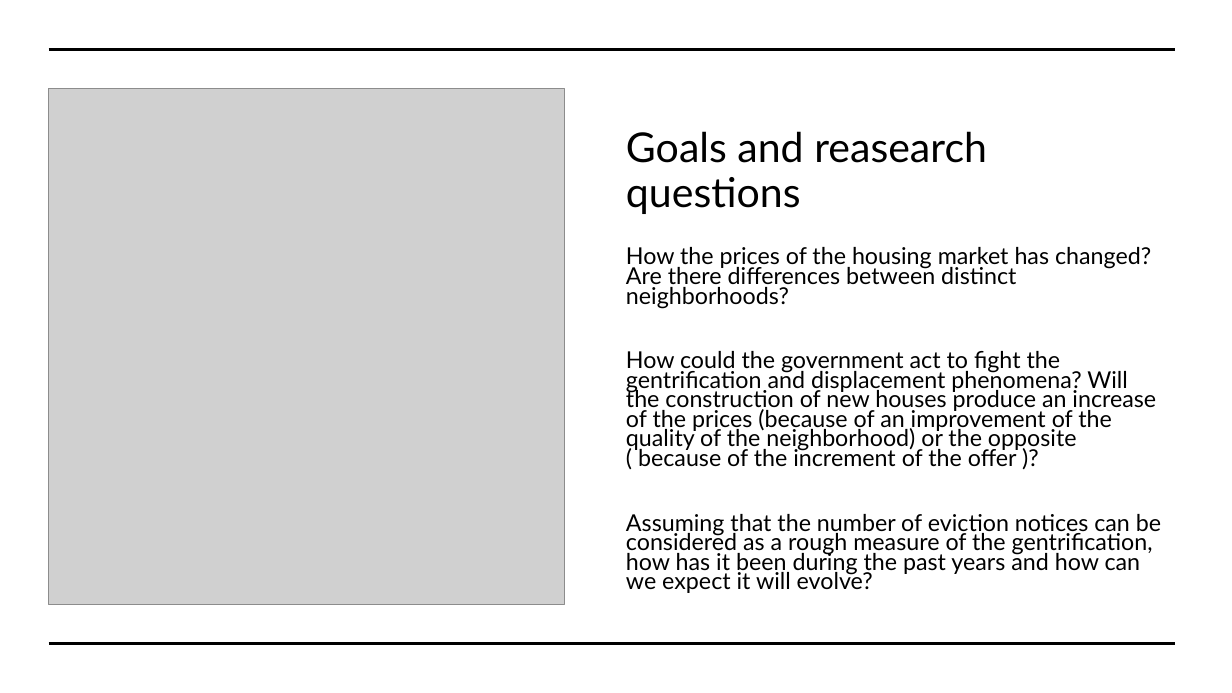
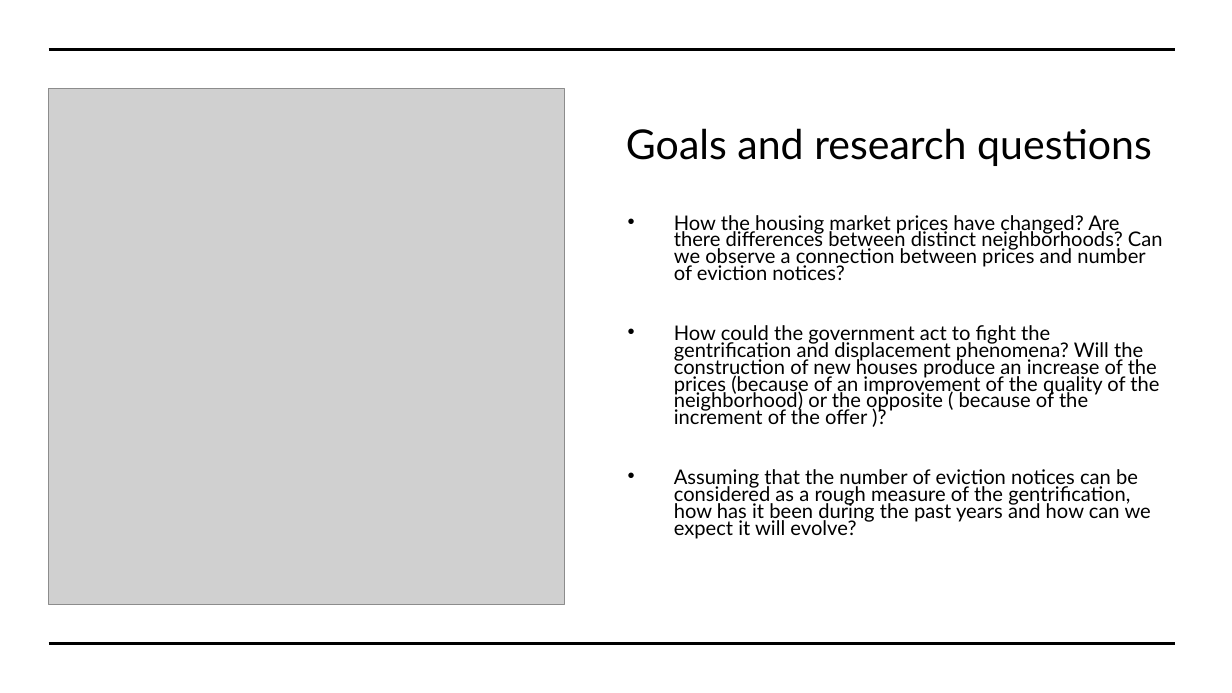
Before and after one commit to pietrobogani/SF-houses, a slide deck: slide 3 of ppt_parziale.pptx. Drawn at 1232x693 pixels with LibreOffice and Linux fonts; fonts in the diff are those of the drawing; grey boxes stand for pictures. Boxes give left, top, right and bottom in pixels: in the first picture for what was removed or moved away, otherwise in the second. Text is boxed around its words. In the diff, an @@ line names an element or a change of style, - is before the commit and + after.

```diff
--- a/ppt_parziale.pptx
+++ b/ppt_parziale.pptx
@@ title at <box>626,128,1152,166</box>: text changed @@
-Goals and reasearch questions
+Goals and research questions
@@ subtitle "How the housing market prices ...": place and size @@
-subtitle "How the housing market prices ..." at <box>626,247,1161,593</box>
+subtitle "How the housing market prices ..." at <box>674,215,1163,539</box>
@@ subtitle at <box>674,215,1163,280</box>: text changed; size 18.1 to 15.7 pt @@
-How the prices of the housing market has changed? Are there differences between distinct neighborhoods?
+• How the housing market prices have changed? Are there differences between distinct neighborhoods? Can we observe a connection between prices and number of eviction notices?
@@ subtitle at <box>674,325,1159,539</box>: size 18.1 to 15.7 pt in "How could the government act to fight ...", "Assuming that the number of eviction notices ..."; bullet none to • @@
```
Also in this commit, not shown: 2 other slides changed.
